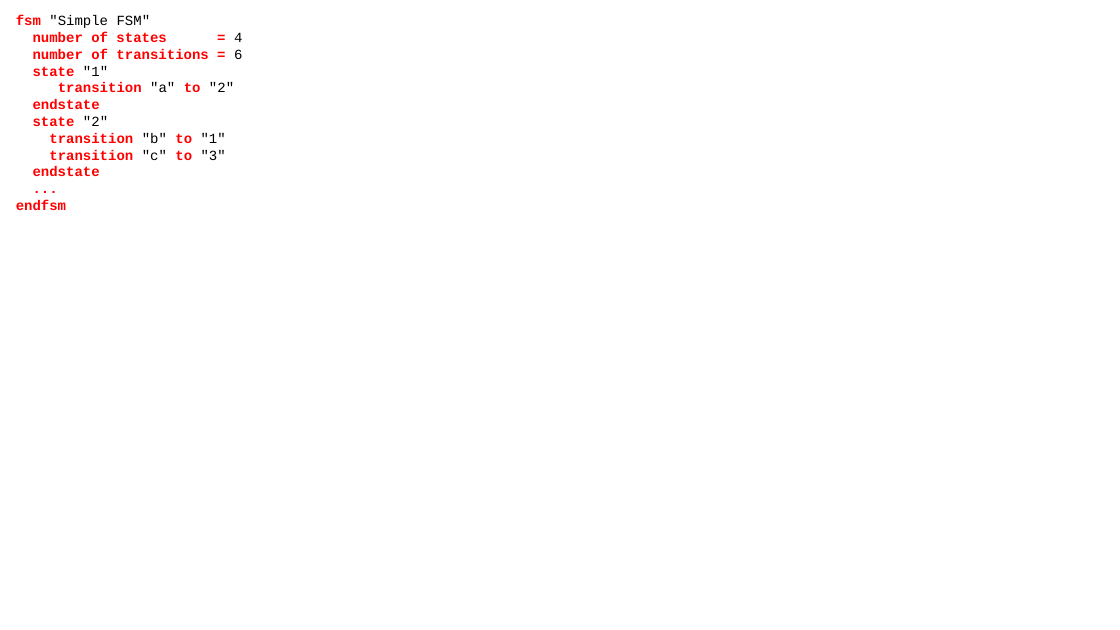
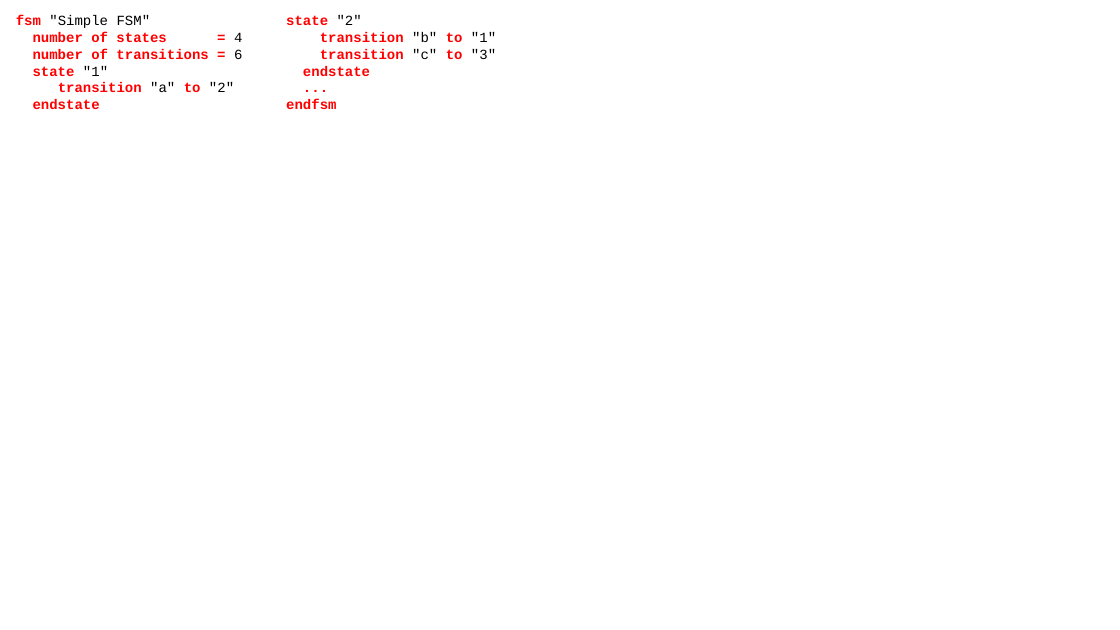
Before and after one commit to moussaamrani/CaMPAM2023.04, a slide deck: slide 1 of images/VT.pptx. Drawn at 1120x630 pixels with LibreOffice and Linux fonts; fonts in the diff are those of the drawing. Boxes give left, top, right and bottom in pixels: in the first picture for what was removed or moved away, otherwise in the second. Text is boxed around its words. In the diff, an @@ line names an element or a change of style, - is before the commit and + after.

```diff
--- a/images/VT.pptx
+++ b/images/VT.pptx
@@ text added at box(286, 15, 496, 109), 12 pt, text #FF0000, bold @@
+state "2"
+transition "b" to "1"
+transition "c" to "3"
+endstate
+...
+endfsm
@@ text at box(16, 116, 226, 210): paragraphs removed @@
-state "2"
-transition "b" to "1"
-transition "c" to "3"
-endstate
-...
-endfsm
```
Also in this commit, not shown: 11 other files.
